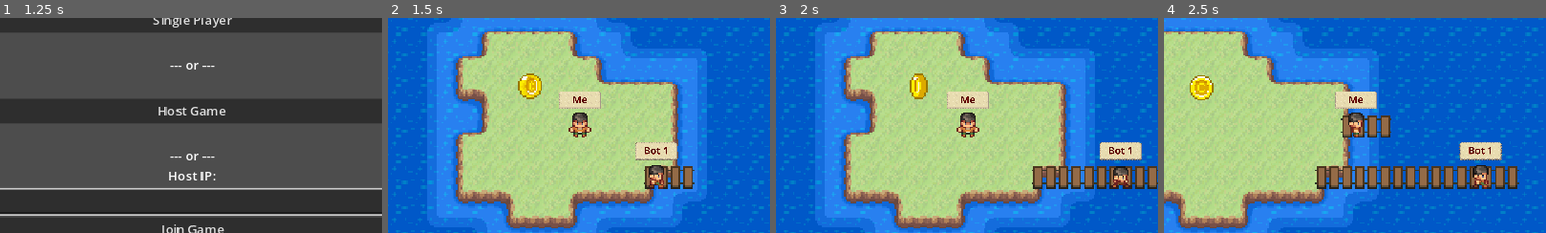
Above: before the commit, frames 1-4 (left to right).
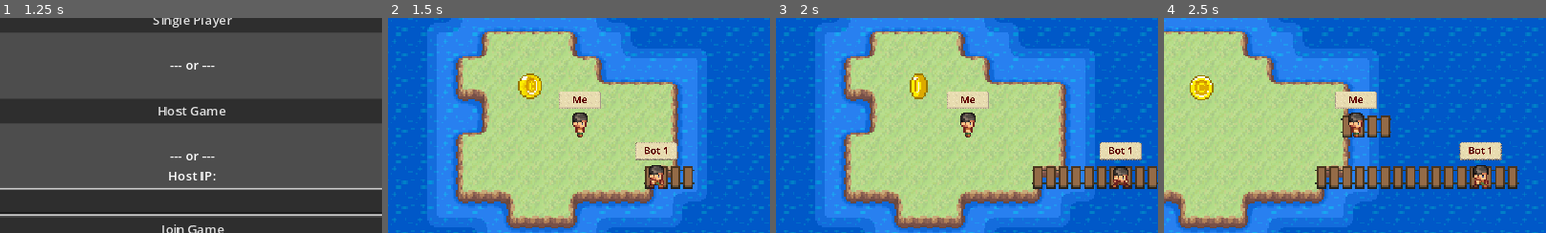
Above: after the commit, the same moments.

Repository: filippo-orru/island-tag-game
Game: Godot game, scene res://MainMenu.tscn
Two runs of this game, one before a commit and one after it. Both use one fixed random seed, a clock stepped at 60 frames per second and the inputs below.
Inputs (mouse positions are % of the whole screen's width and height, from its top left):
- Up to frame 1 (1.25 s): click (50, 68) at 0.52 s; type "12" at 0.6 s
- Up to frame 2 (1.5 s): click "Single Player" at 1.25 s
- Up to frame 3 (2 s): no input
- Up to frame 4 (2.5 s): hold Right (ui_right) from 2.03 s (still down)
The pictures show only the part of the screen within x 25-75%, y 25-75%; the shares and areas given below are measured in that part.

Frame 1 is identical in both runs. In frame 2, 0.3% of the frame differs, in the area x 47-54%, y 44-56%; in frame 3, 0.3%; in frame 4, nothing differs.

Commit message:
Add tagging animation and cooldown

Diff:
--- a/player/Player.gd
+++ b/player/Player.gd
@@ -9,6 +9,7 @@
 @export var targetPos = Vector2i(0, 0)
 @export var currentMovementSpeed = 0.0
 var hunter = false
+var tagged = false
 
 @export var playerName: String
 
@@ -34,6 +35,8 @@
 
 func nextMove():
 	fromPos = targetPos
+	if tagged:
+		return
 
 	var changeVector = controller.get_target_vector(position)
 	if not test_move(Transform2D(0, position), changeVector * GRID_SIZE):
@@ -61,6 +64,8 @@
 		$AnimationPlayer.play("walk_up")
 	elif changeVector.y > 0:
 		$AnimationPlayer.play("walk_down")
+	elif tagged:
+		$AnimationPlayer.play("tagged")
 	else:
 		$AnimationPlayer.stop()
 
@@ -94,3 +99,11 @@
 	#  - taggedPlayer also gets hunter
 	#  - hunter is switche
 	print(self.playerName, " tagged ", taggedPlayer.playerName)
+	taggedPlayer.tag.call_deferred()
+	hunter = false
+
+func tag():
+	tagged = true
+	await get_tree().create_timer(1.0).timeout
+	tagged = false
+	hunter = true
--- a/player/player.tscn
+++ b/player/player.tscn
@@ -114,8 +114,25 @@
 "values": [12, 23]
 }
 
+[sub_resource type="Animation" id="Animation_fls1n"]
+resource_name = "tagged"
+length = 2.0
+tracks/0/type = "value"
+tracks/0/imported = false
+tracks/0/enabled = true
+tracks/0/path = NodePath("Sprite:frame")
+tracks/0/interp = 1
+tracks/0/loop_wrap = true
+tracks/0/keys = {
+"times": PackedFloat32Array(0, 0.4),
+"transitions": PackedFloat32Array(1, 1),
+"update": 0,
+"values": [144, 149]
+}
+
 [sub_resource type="AnimationLibrary" id="AnimationLibrary_mtqx1"]
 _data = {
+"tagged": SubResource("Animation_fls1n"),
 "walk_down": SubResource("Animation_fjsu6"),
 "walk_left": SubResource("Animation_jr8gt"),
 "walk_right": SubResource("Animation_5ai6r"),
@@ -125,7 +142,6 @@
 
 [node name="Player" type="CharacterBody2D"]
 position = Vector2(2.08165e-12, 2.08165e-12)
-collision_layer = 5
 collision_mask = 2
 script = ExtResource("1_s5i5o")
 
@@ -139,9 +155,14 @@
 [node name="Camera2D" type="Camera2D" parent="."]
 zoom = Vector2(2, 2)
 
-[node name="Area" type="Area2D" parent="."]
-
-[node name="PlayerCollision" type="CollisionShape2D" parent="Area"]
+[node name="PlayerCollision2" type="CollisionShape2D" parent="."]
+shape = SubResource("RectangleShape2D_q8uy0")
+
+[node name="TagArea" type="Area2D" parent="."]
+collision_layer = 4
+collision_mask = 4
+
+[node name="TagCollision" type="CollisionShape2D" parent="TagArea"]
 shape = SubResource("RectangleShape2D_q8uy0")
 
 [node name="AnimationPlayer" type="AnimationPlayer" parent="."]
@@ -153,6 +174,7 @@
 texture = ExtResource("2_qvkl6")
 hframes = 12
 vframes = 15
+frame = 144
 region_enabled = true
 region_rect = Rect2(0, 0, 288, 360)
 
@@ -208,4 +230,4 @@
 vertical_alignment = 1
 max_lines_visible = 1
 
-[connection signal="area_entered" from="Area" to="." method="_on_area_entered"]
+[connection signal="area_entered" from="TagArea" to="." method="_on_area_entered"]
Not shown: 1 places in player/player.tscn that only renumber resources
